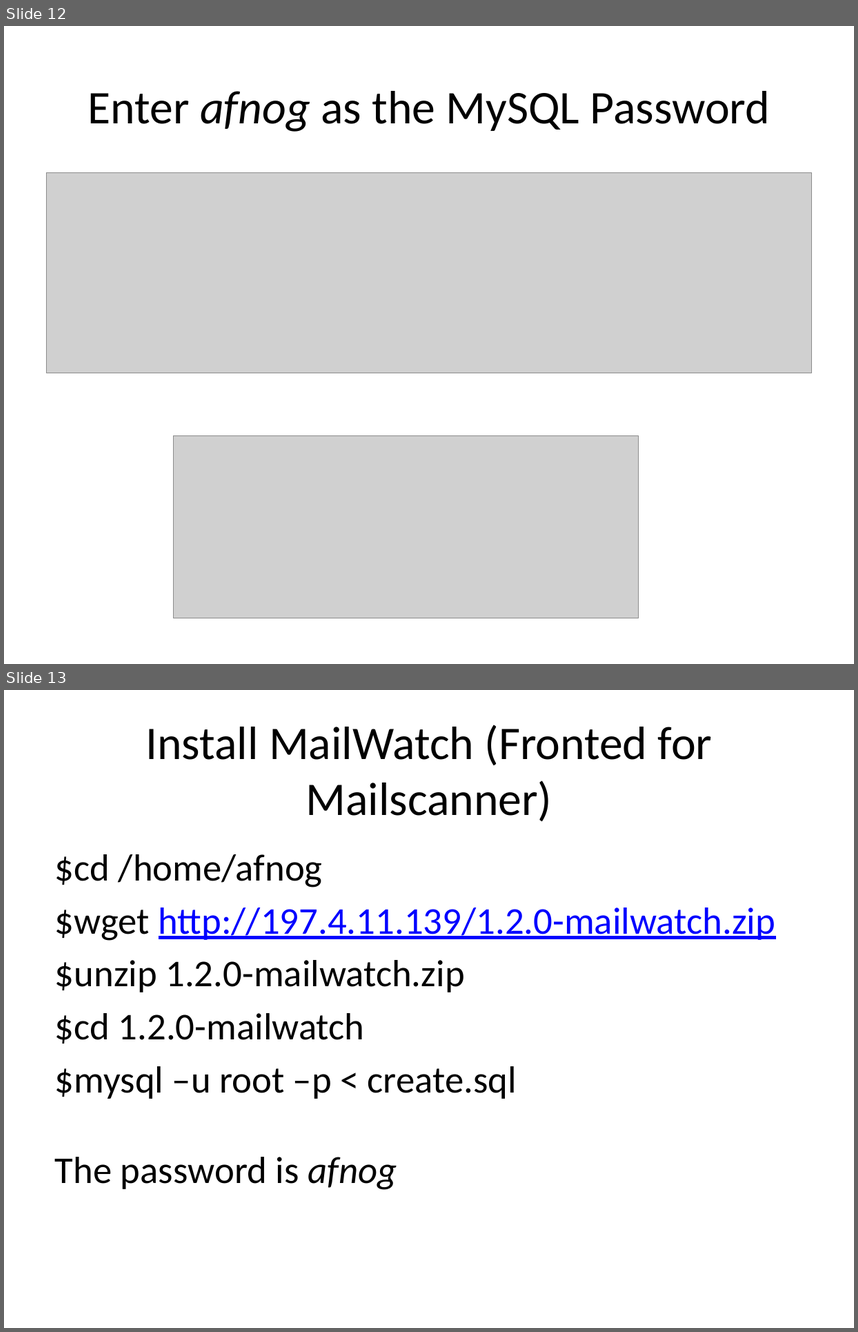
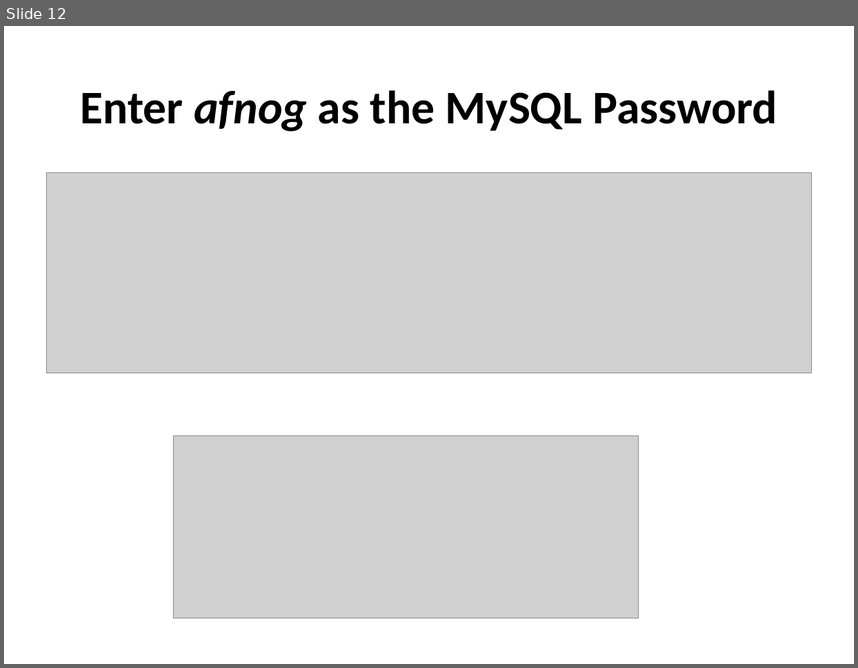
Before and after one commit to afnog/afnog.github.io, a slide deck: sse/postfix/mailfilter-pt2.pptx. Shown one above the other, each under a label of ours: slides 12 and 13 before the commit, slide 12 after it. The pictures are 858x1332 and 858x668 pixels, drawn with LibreOffice and Linux fonts; fonts in the diff are those of the drawing; grey boxes stand for pictures. Boxes give left, top, right and bottom in pixels: in the first picture for what was removed or moved away, otherwise in the second. Text is boxed around its words. In the diff, an @@ line names an element or a change of style, - is before the commit and + after.

```diff
--- a/sse/postfix/mailfilter-pt2.pptx
+++ b/sse/postfix/mailfilter-pt2.pptx
@@ slide 13 removed at (4, 690, 854, 1328), background #FFFFFF @@
@@ title removed at (145, 724, 713, 822) @@
-Install MailWatch (Fronted for Mailscanner)
@@ text removed at (55, 854, 776, 1190) @@
-$cd /home/afnog
-$wget http://197.4.11.139/1.2.0-mailwatch.zip
-$unzip 1.2.0-mailwatch.zip
-$cd 1.2.0-mailwatch
-$mysql –u root –p < create.sql
-The password is afnog
@@ slide 12 changed as well @@
@@ title "Enter afnog as the MySQL ..." at (80, 90, 777, 132): bold on @@
```
Also in this commit, not shown: 2 other slides changed, 9 slides added, 11 other slides removed.
